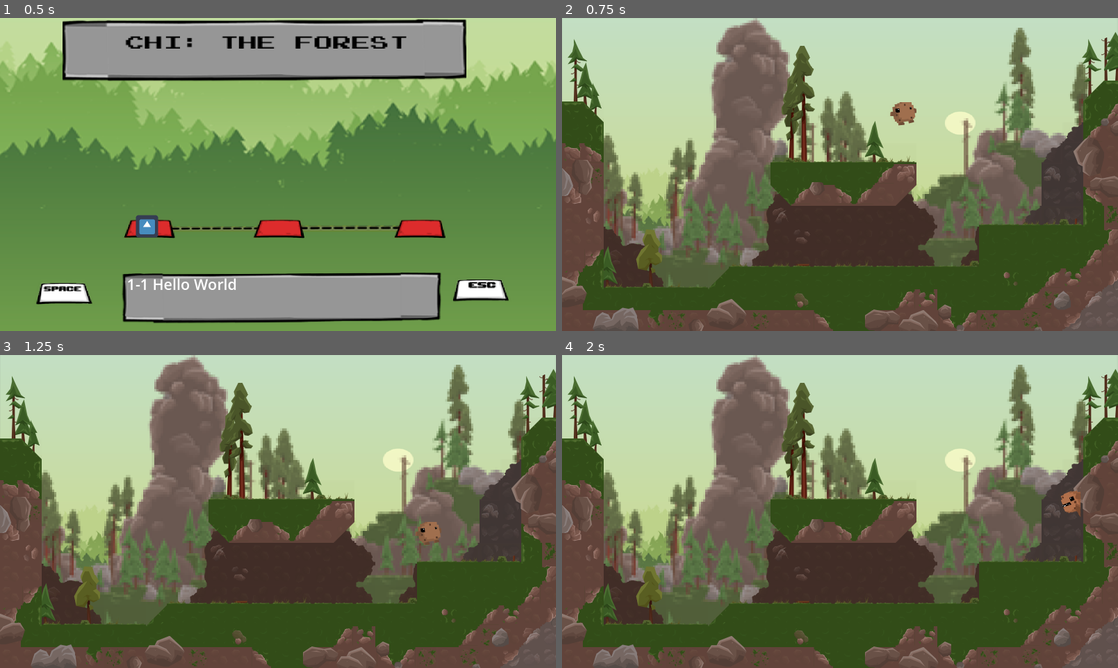
Above: before the commit, frames 1-4 (two rows, left to right).
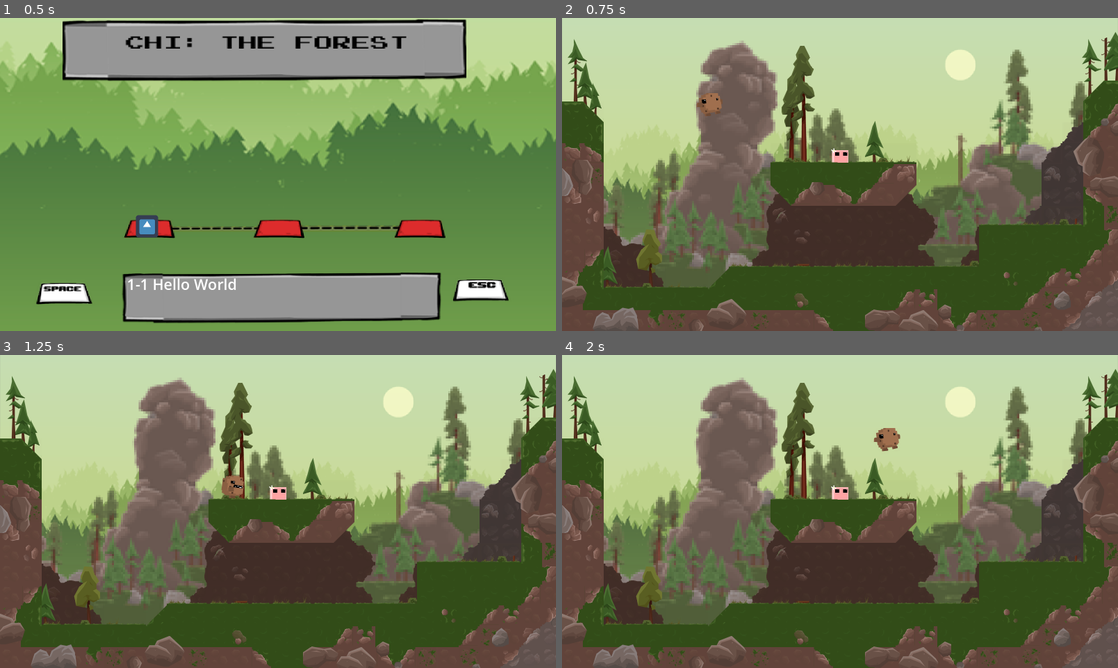
Above: after the commit, the same moments.

Repository: Alexcoti284/SuperMeatBoy_MBA
Game: Godot game, scene res://Escenes/Mundo1.tscn
The game is run twice, just before and just after one commit, with the same random seed, the same clock (stepped at 60 frames per second) and the same inputs. This scene is started directly instead of the project's main scene. The engine's default icon, where the game draws it, is replaced by a stand-in: a white triangle on a blue panel in a dark square.
Inputs:
- Up to frame 1 (0.5 s): no input
- Up to frame 2 (0.75 s): tap Enter (ui_accept) at 0.5 s; hold Right (move_right) from 0.53 s (still down); hold Enter (ui_accept) from 0.53 s (still down)
- Up to frame 3 (1.25 s): keep holding Right (move_right); keep holding Enter (ui_accept); tap Space (jump) at 0.77 s
- Up to frame 4 (2 s): keep holding Right (move_right); release Enter (ui_accept) at 1.28 s; tap Shift (boost) at 1.35 s; tap Space (jump) at 1.52 s; tap Enter (ui_accept) at 1.55 s

Frame 1 is identical in both runs. In frame 2, 17% of the frame differs, in the area x 7-95%, y 0-86%; in frame 3, 17%; in frame 4, 17%.

Commit message:
Añadir Pausa

Diff:
--- a/Escenes/mundo_1.gd
+++ b/Escenes/mundo_1.gd
@@ -39,9 +39,9 @@
 	if event.is_action_pressed("ui_accept"):
 		match indice_nivel_actual:
 			0:
-				get_tree().change_scene_to_file("res://Escenes/Fons.tscn")
+				get_tree().change_scene_to_file("res://Escenes/Lvl1.tscn")
 			1:
-				get_tree().change_scene_to_file("res://Escenes/Fons.tscn")
+				get_tree().change_scene_to_file("res://Escenes/Lvl2.tscn")
 			2:
 				get_tree().change_scene_to_file("res://Escenes/Fons.tscn")
 
--- /dev/null
+++ b/Escenes/pausa.gd
@@ -0,0 +1,28 @@
+extends Control
+
+
+func resume():
+	get_tree().paused = false
+
+func pause():
+	get_tree().paused
+
+func testEsc():
+	if Input.is_action_just_pressed("esc") and get_tree().paused == false:
+		pause()
+	elif Input.is_action_just_pressed("esc") and get_tree().paused == true:
+		resume()
+
+
+
+
+func _on_resumir_juego_pressed() -> void:
+	resume()
+
+
+func _on_volver_al_mapa_pressed() -> void:
+	get_tree().change_scene_to_file("res://Escenes/Mundo1.tscn")
+
+
+func _on_salir_juego_pressed() -> void:
+	get_tree().quit()
--- /dev/null
+++ b/Escenes/pausa.tscn
@@ -0,0 +1,86 @@
+[gd_scene load_steps=5 format=3 uid="uid://oikjkafwpdec"]
+
+[ext_resource type="Script" path="res://Escenes/pausa.gd" id="1_fw1kw"]
+[ext_resource type="FontFile" uid="uid://40ddt3grx5jt" path="res://Assets/Super Meat Boy/resources/Fonts/meat-boy-font.ttf" id="1_qrvgf"]
+[ext_resource type="Texture2D" uid="uid://bht5plrk3f6oy" path="res://Assets/Super Meat Boy/pc/Menus/jefePausa.png" id="2_oxaf1"]
+
+[sub_resource type="ViewportTexture" id="ViewportTexture_8mbga"]
+
+[node name="Pausa" type="Control"]
+layout_mode = 3
+anchors_preset = 0
+script = ExtResource("1_fw1kw")
+
+[node name="TextureRect2" type="ColorRect" parent="."]
+offset_left = -4.0
+offset_right = 1600.0
+offset_bottom = 196.0
+color = Color(0, 0, 0, 1)
+
+[node name="ColorRect" type="ColorRect" parent="."]
+layout_mode = 0
+offset_left = 6.0
+offset_top = 231.0
+offset_right = 1597.0
+offset_bottom = 693.0
+color = Color(1, 1, 1, 0.0666667)
+
+[node name="TextureRect" type="ColorRect" parent="."]
+layout_mode = 0
+offset_left = 3.0
+offset_top = 731.0
+offset_right = 1607.0
+offset_bottom = 901.0
+color = Color(0, 0, 0, 1)
+
+[node name="Label" type="Label" parent="."]
+layout_mode = 0
+offset_left = 398.0
+offset_top = 45.0
+offset_right = 1130.0
+offset_bottom = 123.0
+theme_override_fonts/font = ExtResource("1_qrvgf")
+theme_override_font_sizes/font_size = 77
+text = "Juego En Pausa"
+
+[node name="PanelContainer" type="PanelContainer" parent="."]
+self_modulate = Color(1, 1, 1, 0)
+layout_mode = 0
+offset_left = 1012.0
+offset_top = 237.0
+offset_right = 1311.0
+offset_bottom = 680.0
+
+[node name="VBoxContainer" type="VBoxContainer" parent="PanelContainer"]
+layout_mode = 2
+size_flags_horizontal = 8
+size_flags_vertical = 4
+theme_override_constants/separation = 39
+
+[node name="ResumirJuego" type="Button" parent="PanelContainer/VBoxContainer"]
+layout_mode = 2
+theme_override_font_sizes/font_size = 40
+text = "Resumir Juego"
+icon = SubResource("ViewportTexture_8mbga")
+
+[node name="Volver_Al_Mapa" type="Button" parent="PanelContainer/VBoxContainer"]
+layout_mode = 2
+theme_override_font_sizes/font_size = 40
+text = "Volver al Mapa
+"
+
+[node name="Salir_Juego" type="Button" parent="PanelContainer/VBoxContainer"]
+layout_mode = 2
+size_flags_horizontal = 4
+theme_override_font_sizes/font_size = 40
+text = "Salir del Juego
+"
+
+[node name="Sprite2D" type="Sprite2D" parent="PanelContainer/VBoxContainer"]
+position = Vector2(-600, 285)
+scale = Vector2(1.09176, 1.11538)
+texture = ExtResource("2_oxaf1")
+
+[connection signal="pressed" from="PanelContainer/VBoxContainer/ResumirJuego" to="." method="_on_resumir_juego_pressed"]
+[connection signal="pressed" from="PanelContainer/VBoxContainer/Volver_Al_Mapa" to="." method="_on_volver_al_mapa_pressed"]
+[connection signal="pressed" from="PanelContainer/VBoxContainer/Salir_Juego" to="." method="_on_salir_juego_pressed"]
--- a/project.godot
+++ b/project.godot
@@ -48,6 +48,11 @@
 "events": [Object(InputEventKey,"resource_local_to_scene":false,"resource_name":"","device":0,"window_id":0,"alt_presse …(194 unchanged characters)…
 ]
 }
+esc={
+"deadzone": 0.5,
+"events": [Object(InputEventKey,"resource_local_to_scene":false,"resource_name":"","device":-1,"window_id":0,"alt_pressed":false,"shift_pressed":false,"ctrl_pressed":false,"meta_pressed":false,"pressed":false,"keycode":0,"physical_keycode":4194305,"key_label":0,"unicode":0,"location":0,"echo":false,"script":null)
+]
+}
 
 [physics]
 
Binary file added: Assets/Super Meat Boy/pc/Menus/jefePausa.png
Not shown, added: Assets/Super Meat Boy/pc/Menus/jefePausa.png.import
